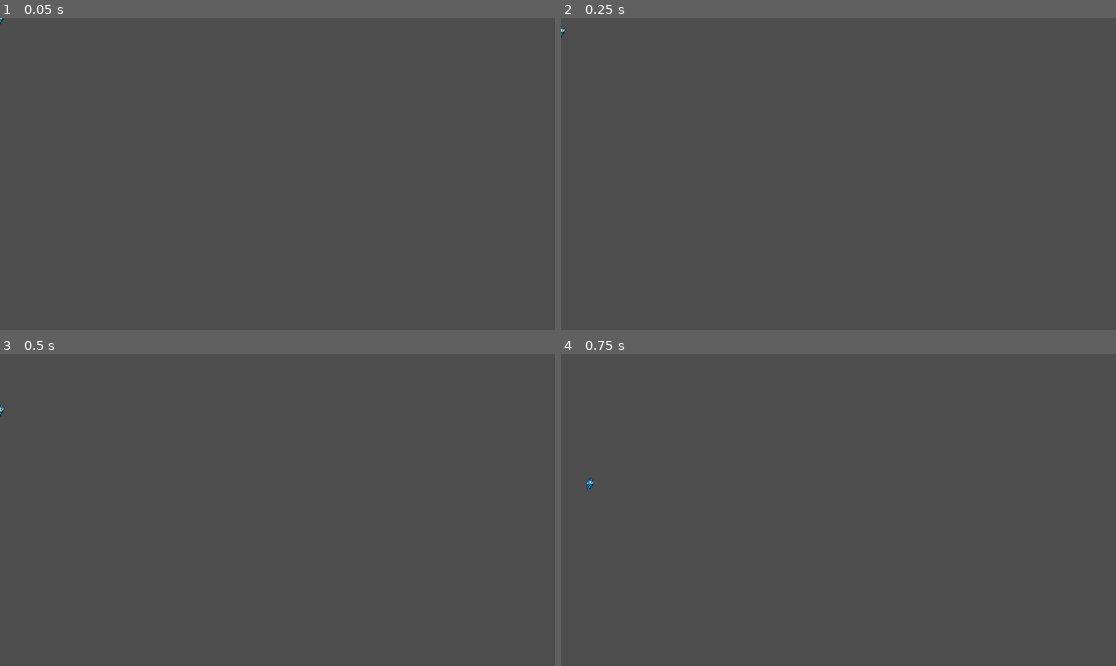
Above: before the commit, frames 1-4 (two rows, left to right).
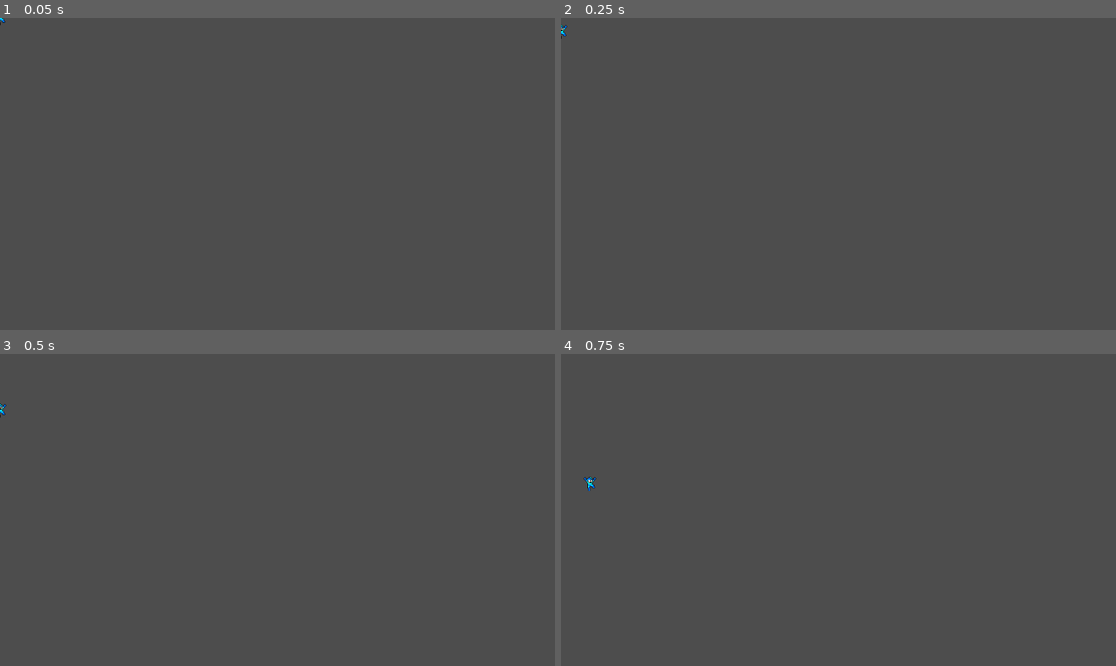
Above: after the commit, the same moments.

Repository: JPLMB/SistemasA
Game: Godot game, scene res://scenes/player.tscn
Two runs of this game, one before a commit and one after it. Both use one fixed random seed, a clock stepped at 60 frames per second and the inputs below. Before the commit the project has no main scene; this scene is started directly in both runs.
Inputs:
- Up to frame 1 (0.05 s): no input
- Up to frame 2 (0.25 s): no input
- Up to frame 3 (0.5 s): no input
- Up to frame 4 (0.75 s): tap Enter (ui_accept) at 0.5 s; hold Right (ui_right) from 0.53 s (still down)

The runs differ from the first frame. In frame 1, less than 0.1% of the frame differs, in the area x 0-2%, y 0-3%; in frame 2, less than 0.1%; in frame 3, less than 0.1%; in frame 4, less than 0.1%, in the area x 4-7%, y 39-44%.

Commit message:
Script com lógica para mudar os sprites

Diff:
--- a/mega-clone/project.godot
+++ b/mega-clone/project.godot
@@ -11,6 +11,7 @@
 [application]
 
 config/name="MegaClone"
+run/main_scene="uid://clf53ps5l2k4k"
 config/features=PackedStringArray("4.5", "GL Compatibility")
 config/icon="res://icon.svg"
 
--- a/mega-clone/scenes/player.tscn
+++ b/mega-clone/scenes/player.tscn
@@ -12,6 +12,10 @@
 [sub_resource type="AtlasTexture" id="AtlasTexture_hqtel"]
 atlas = ExtResource("2_qhqgy")
 region = Rect2(103, 10, 21, 24)
+
+[sub_resource type="AtlasTexture" id="AtlasTexture_g2els"]
+atlas = ExtResource("2_qhqgy")
+region = Rect2(265, 4, 26, 30)
 
 [sub_resource type="AtlasTexture" id="AtlasTexture_sweqy"]
 atlas = ExtResource("2_qhqgy")
@@ -67,6 +71,14 @@
 }, {
 "frames": [{
 "duration": 1.0,
+"texture": SubResource("AtlasTexture_g2els")
+}],
+"loop": true,
+"name": &"jump",
+"speed": 5.0
+}, {
+"frames": [{
+"duration": 1.0,
 "texture": SubResource("AtlasTexture_sweqy")
 }, {
 "duration": 1.0,
@@ -89,6 +101,4 @@
 [node name="AnimatedSprite2D" type="AnimatedSprite2D" parent="."]
 texture_filter = 1
 sprite_frames = SubResource("SpriteFrames_dw050")
-animation = &"moving"
-frame = 1
-frame_progress = 0.62177706
+animation = &"jump"
--- a/mega-clone/scripts/player.gd
+++ b/mega-clone/scripts/player.gd
@@ -4,6 +4,7 @@
 const SPEED = 300.0
 const JUMP_VELOCITY = -400.0
 
+@onready var animated_sprite_2d: AnimatedSprite2D = $AnimatedSprite2D
 
 func _physics_process(delta: float) -> void:
 	# Add the gravity.
@@ -17,6 +18,18 @@
 	# Get the input direction and handle the movement/deceleration.
 	# As good practice, you should replace UI actions with custom gameplay actions.
 	var direction := Input.get_axis("ui_left", "ui_right")
+
+	if is_on_floor():
+		if direction == 0:
+			animated_sprite_2d.play("idle")
+		else: animated_sprite_2d.play("moving")
+	else: animated_sprite_2d.play("jump")
+
+	if direction < 0:
+		animated_sprite_2d.flip_h = true
+	elif direction > 0:
+		animated_sprite_2d.flip_h = false
+
 	if direction:
 		velocity.x = direction * SPEED
 	else:
Not shown: 1 places in mega-clone/scenes/player.tscn that only renumber resources
